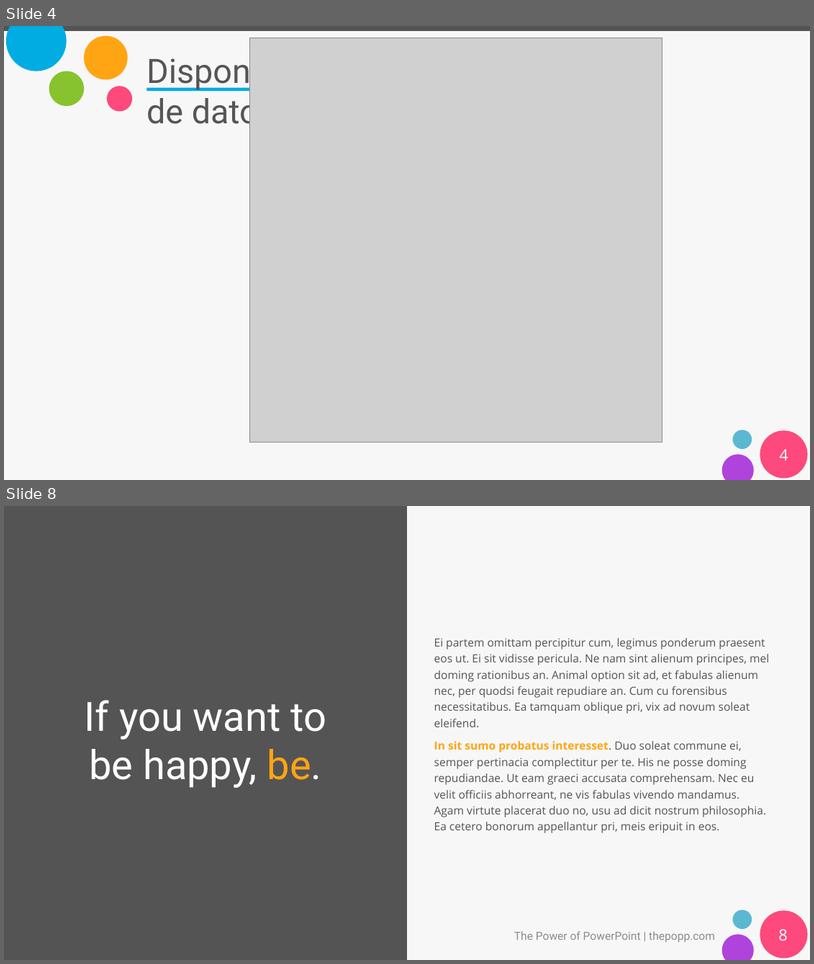
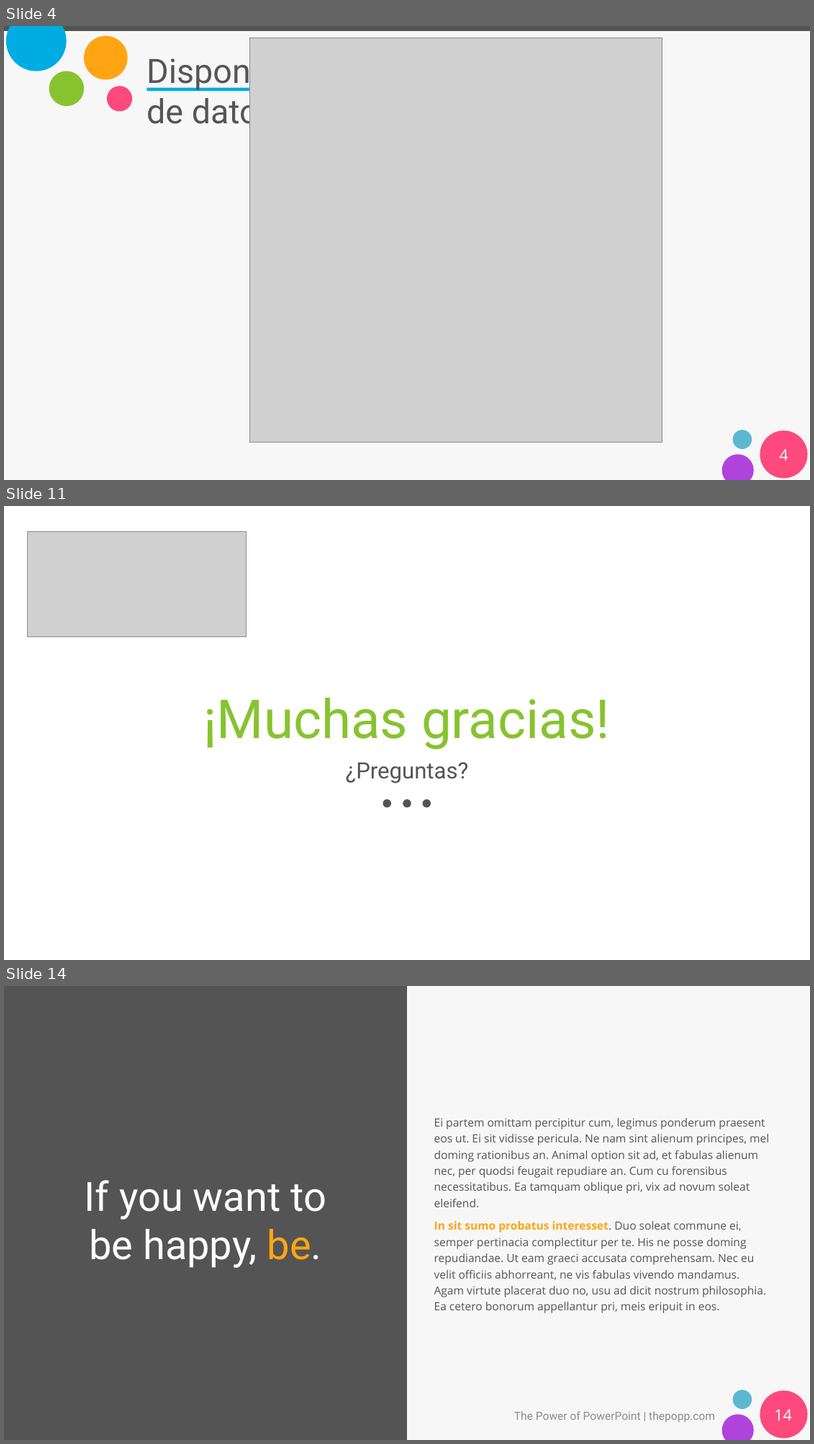
Before and after one commit to gp34446/desafio3, a slide deck: Presentación_desafio_3.pptx. Shown one above the other, each under a label of ours: slides 4 and 8 before the commit, slides 4, 11 and 14 after it; the slides between them are not shown. The pictures are 814x964 and 814x1444 pixels, drawn with LibreOffice and Linux fonts; fonts in the diff are those of the drawing; grey boxes stand for pictures. Boxes give left, top, right and bottom in pixels: in the first picture for what was removed or moved away, otherwise in the second. Text is boxed around its words. In the diff, an @@ line names an element or a change of style, - is before the commit and + after.

```diff
--- a/Presentación_desafio_3.pptx
+++ b/Presentación_desafio_3.pptx
@@ slide 11 added at [4,506,810,960], background #FFFFFF @@
@@ picture added at [27,531,247,637] @@
@@ title added at [204,698,610,749], 96 pt, text #87C32F @@
+¡Muchas gracias!
@@ text added at [346,762,469,783], 40 pt, text #545454 @@
+¿Preguntas?
@@ ellipse added at [383,799,391,808], fill #545454 @@
@@ ellipse added at [403,799,412,808], fill #545454 @@
@@ ellipse added at [422,799,431,808], fill #545454 @@
@@ what was slide 8 is now slide 14 @@
@@ page number at [774,1409,792,1420]: text changed @@
-8
+14
```
Also in this commit, not shown: 45 slides changed, 6 other slides added, 2 slides removed.
